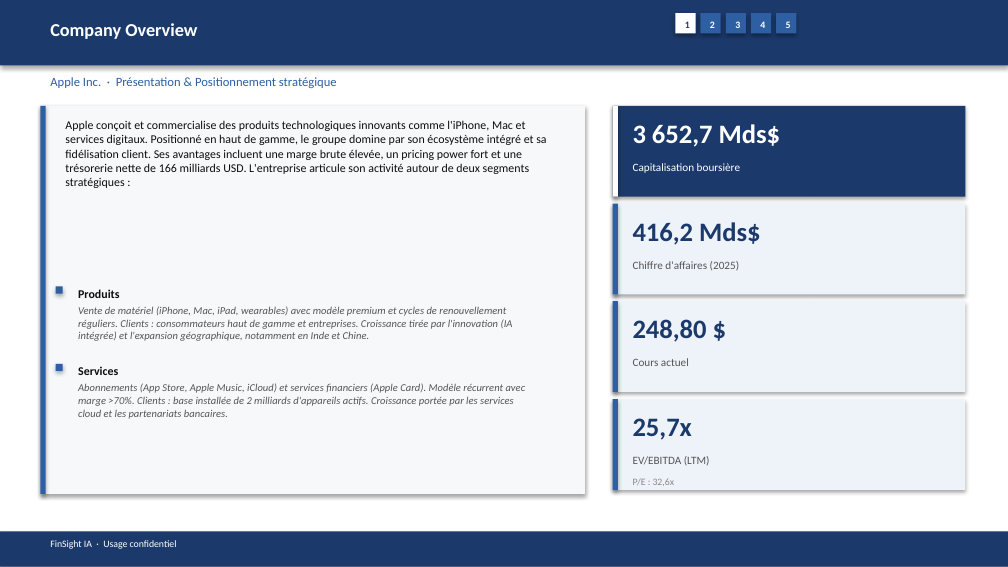
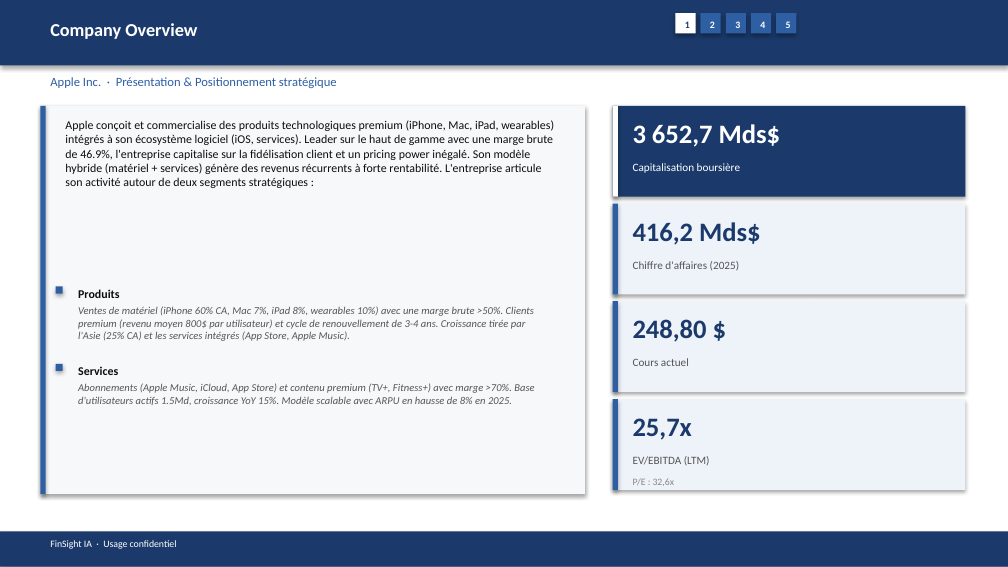
Before and after one commit to baptistejeh07-art/finsight-ia, a slide deck: slide 5 of preview/AAPL/AAPL_pitchbook.pptx. Drawn at 1008x567 pixels with LibreOffice and Linux fonts; fonts in the diff are those of the drawing. Boxes give left, top, right and bottom in pixels: in the first picture for what was removed or moved away, otherwise in the second. Text is boxed around its words. In the diff, an @@ line names an element or a change of style, - is before the commit and + after.

```diff
--- a/preview/AAPL/AAPL_pitchbook.pptx
+++ b/preview/AAPL/AAPL_pitchbook.pptx
@@ text at (65,120,554,188): text changed @@
-Apple conçoit et commercialise des produits technologiques innovants comme l'iPhone, Mac et services digitaux. Positionné en haut de gamme, le groupe domine par son écosystème intégré et sa fidélisation client. Ses avantages incluent une marge brute élevée, un pricing power fort et une trésorerie nette de 166 milliards USD. L'entreprise articule son activité autour de deux segments stratégiques :
+Apple conçoit et commercialise des produits technologiques premium (iPhone, Mac, iPad, wearables) intégrés à son écosystème logiciel (iOS, services). Leader sur le haut de gamme avec une marge brute de 46.9%, l'entreprise capitalise sur la fidélisation client et un pricing power inégalé. Son modèle hybride (matériel + services) génère des revenus récurrents à forte rentabilité. L'entreprise articule son activité autour de deux segments stratégiques :
@@ text at (78,306,534,341): text changed @@
-Vente de matériel (iPhone, Mac, iPad, wearables) avec modèle premium et cycles de renouvellement réguliers. Clients : consommateurs haut de gamme et entreprises. Croissance tirée par l'innovation (IA intégrée) et l'expansion géographique, notamment en Inde et Chine.
+Ventes de matériel (iPhone 60% CA, Mac 7%, iPad 8%, wearables 10%) avec une marge brute >50%. Clients premium (revenu moyen 800$ par utilisateur) et cycle de renouvellement de 3-4 ans. Croissance tirée par l'Asie (25% CA) et les services intégrés (App Store, Apple Music).
@@ text at (78,383,534,405): text changed @@
-Abonnements (App Store, Apple Music, iCloud) et services financiers (Apple Card). Modèle récurrent avec marge >70%. Clients : base installée de 2 milliards d'appareils actifs. Croissance portée par les services cloud et les partenariats bancaires.
+Abonnements (Apple Music, iCloud, App Store) et contenu premium (TV+, Fitness+) avec marge >70%. Base d'utilisateurs actifs 1.5Md, croissance YoY 15%. Modèle scalable avec ARPU en hausse de 8% en 2025.
```
Also in this commit, not shown: 14 other slides changed, 4 other files.
